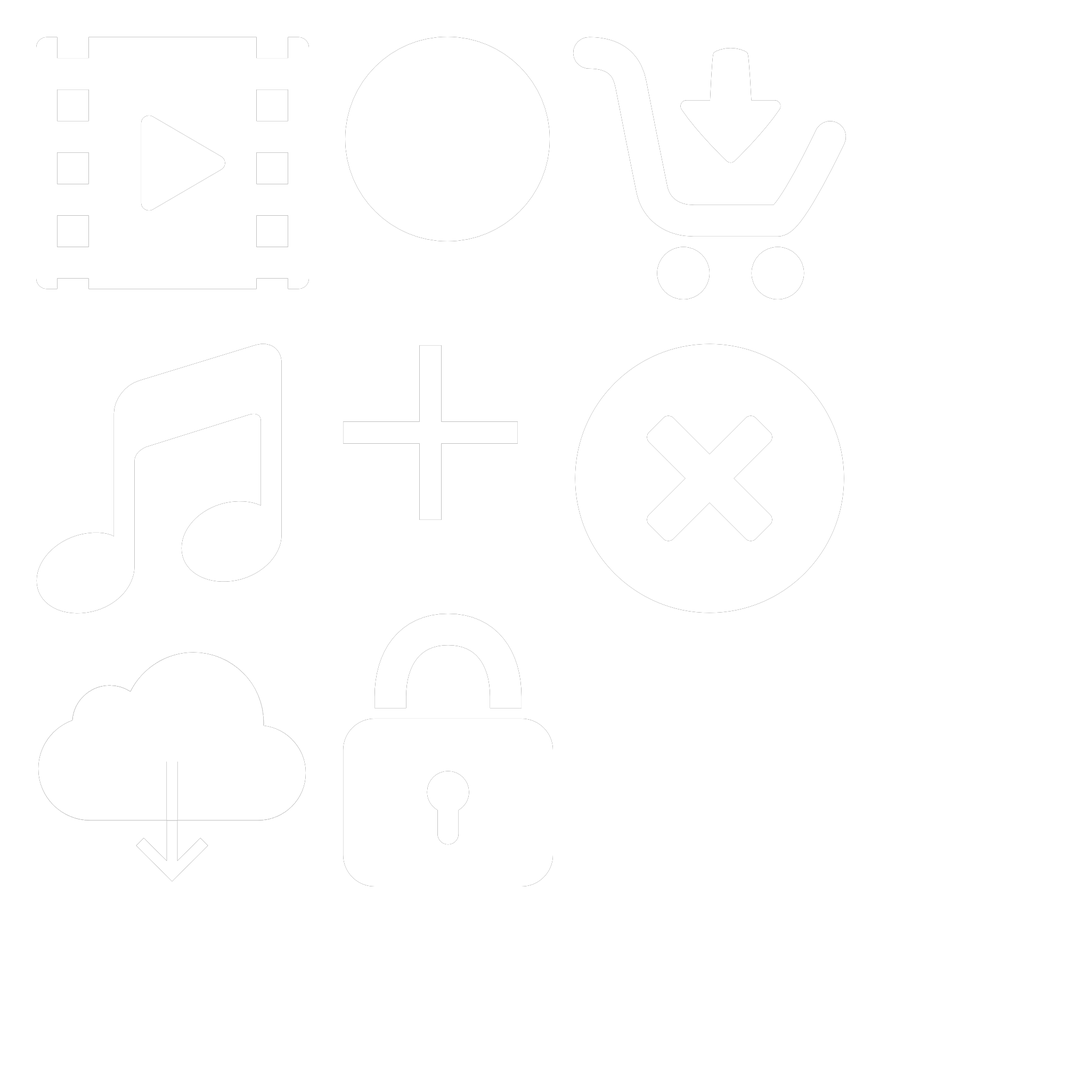
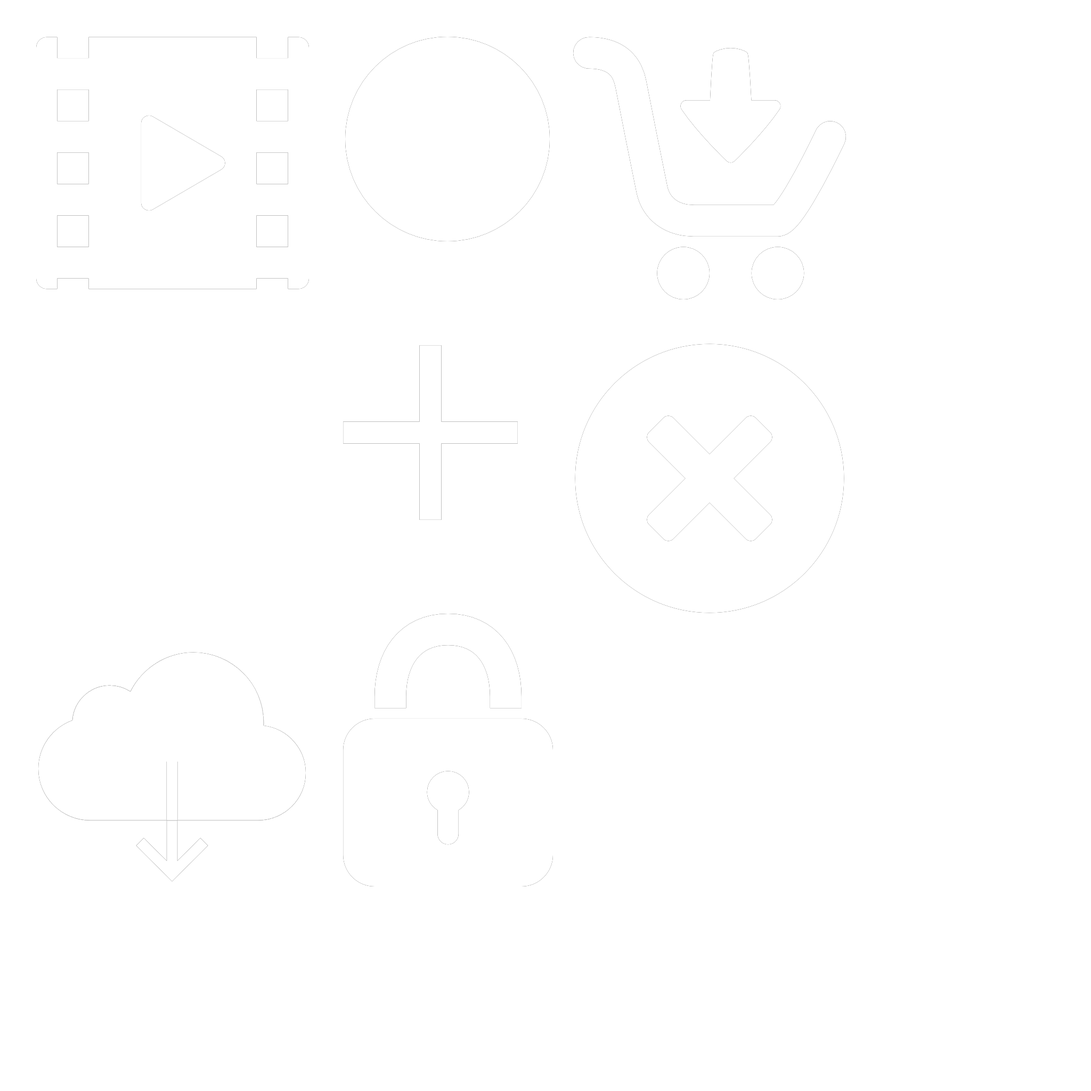
Layered file, before and after one edit (1091 x 1091). Changes by layer:
added layer "music_one" above "music" over [79, 343, 265, 607]
hid "music" over [36, 343, 282, 614]
